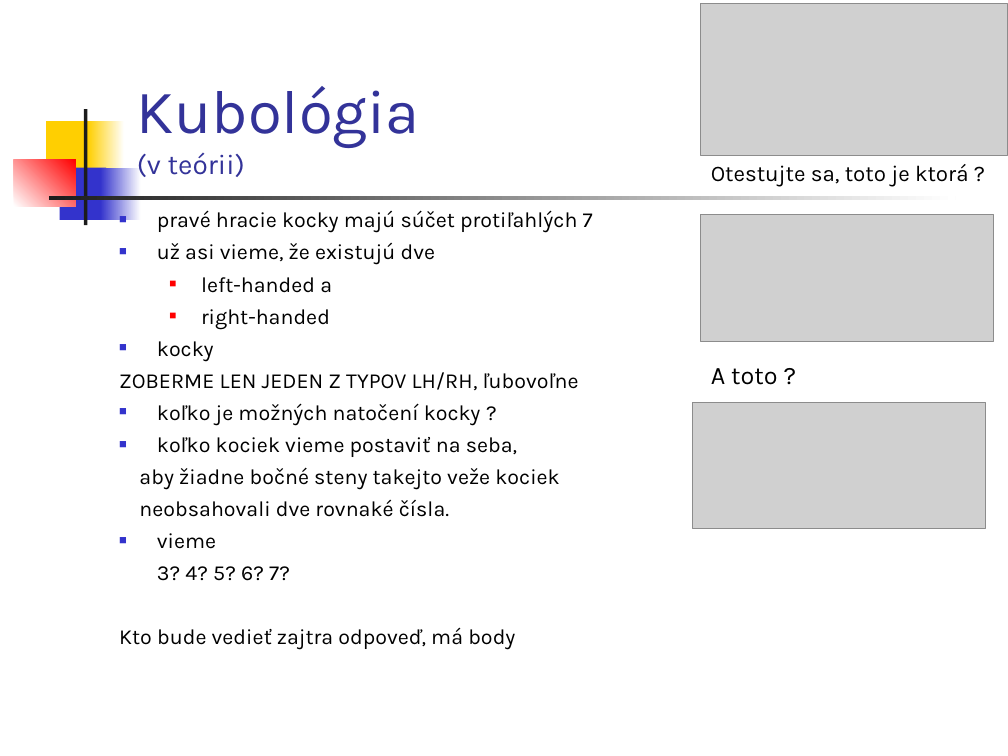
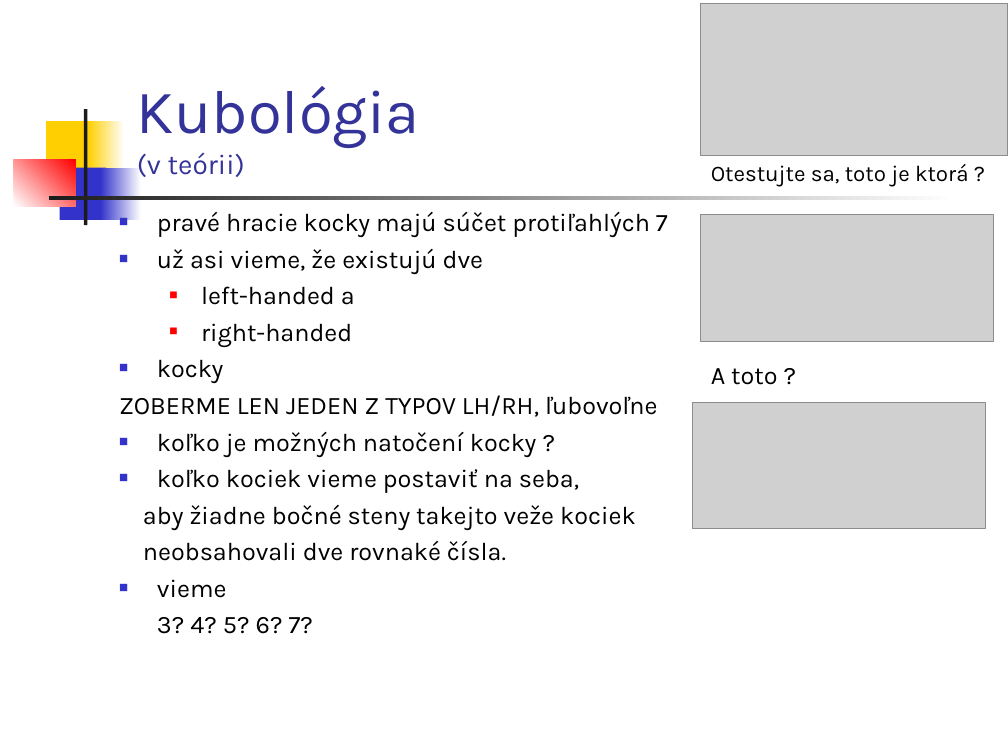
Before and after one commit to paradigmy/Prednasky, a slide deck: slide 25 of 08/funkcionalne3.ppt (slide 24 before the commit). Drawn at 1008x756 pixels with LibreOffice and Linux fonts; fonts in the diff are those of the drawing; grey boxes stand for pictures. Boxes give left, top, right and bottom in pixels: in the first picture for what was removed or moved away, otherwise in the second. Text is boxed around its words. In the diff, an @@ line names an element or a change of style, - is before the commit and + after.

```diff
--- a/08/funkcionalne3.ppt
+++ b/08/funkcionalne3.ppt
@@ text "pravé hracie kocky majú súčet ..." at [119, 212, 668, 634]: size 15.3 to 18 pt @@
@@ text at [119, 627, 515, 650]: paragraph removed @@
-Kto bude vedieť zajtra odpoveď, má body
```
Also in this commit, not shown: 3 other slides changed, 1 slide added, 4 other files.
